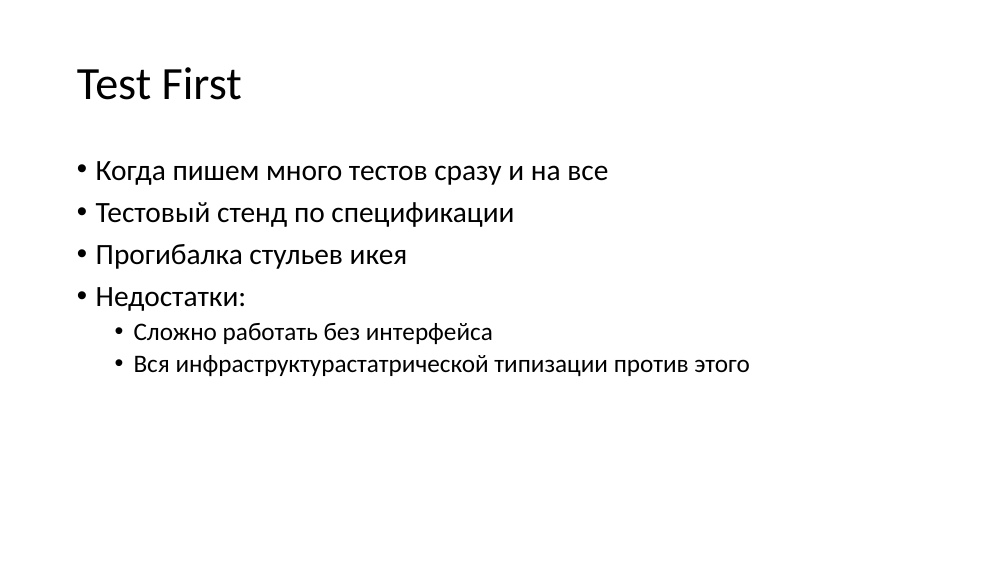
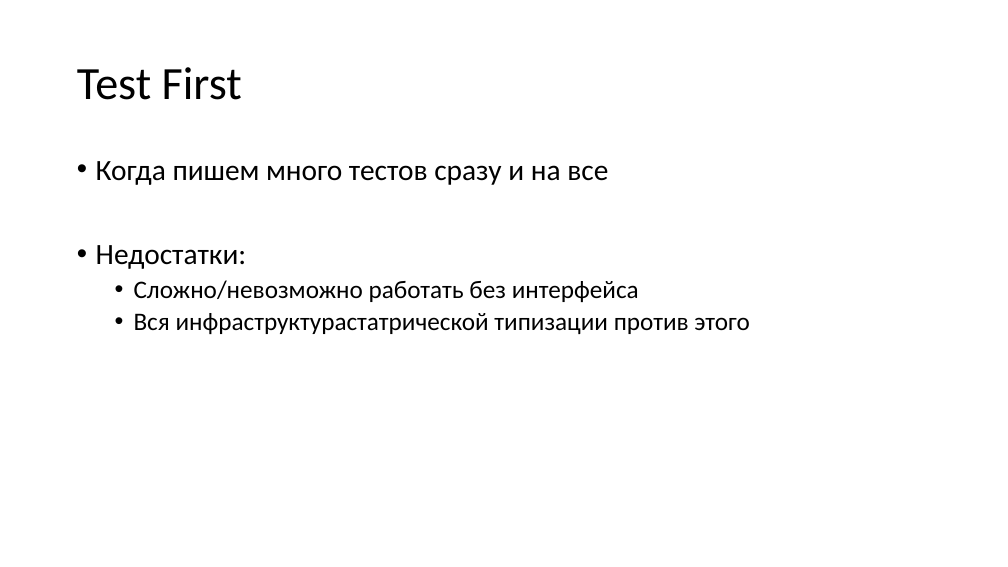
Before and after one commit to kugushev/presentations, a slide deck: slide 5 of Presentation.pptx. Drawn at 1008x567 pixels with LibreOffice and Linux fonts; fonts in the diff are those of the drawing. Boxes give left, top, right and bottom in pixels: in the first picture for what was removed or moved away, otherwise in the second. Text is boxed around its words. In the diff, an @@ line names an element or a change of style, - is before the commit and + after.

```diff
--- a/Presentation.pptx
+++ b/Presentation.pptx
@@ text at (x1=96, y1=202, x2=514, y2=269): paragraphs removed @@
-• Тестовый стенд по спецификации
-• Прогибалка стульев икея
@@ text at (x1=134, y1=280, x2=639, y2=302): text changed @@
-  • Сложно работать без интерфейса
+  • Сложно/невозможно работать без интерфейса
```
Also in this commit, not shown: 6 other slides changed, 1 other file.
